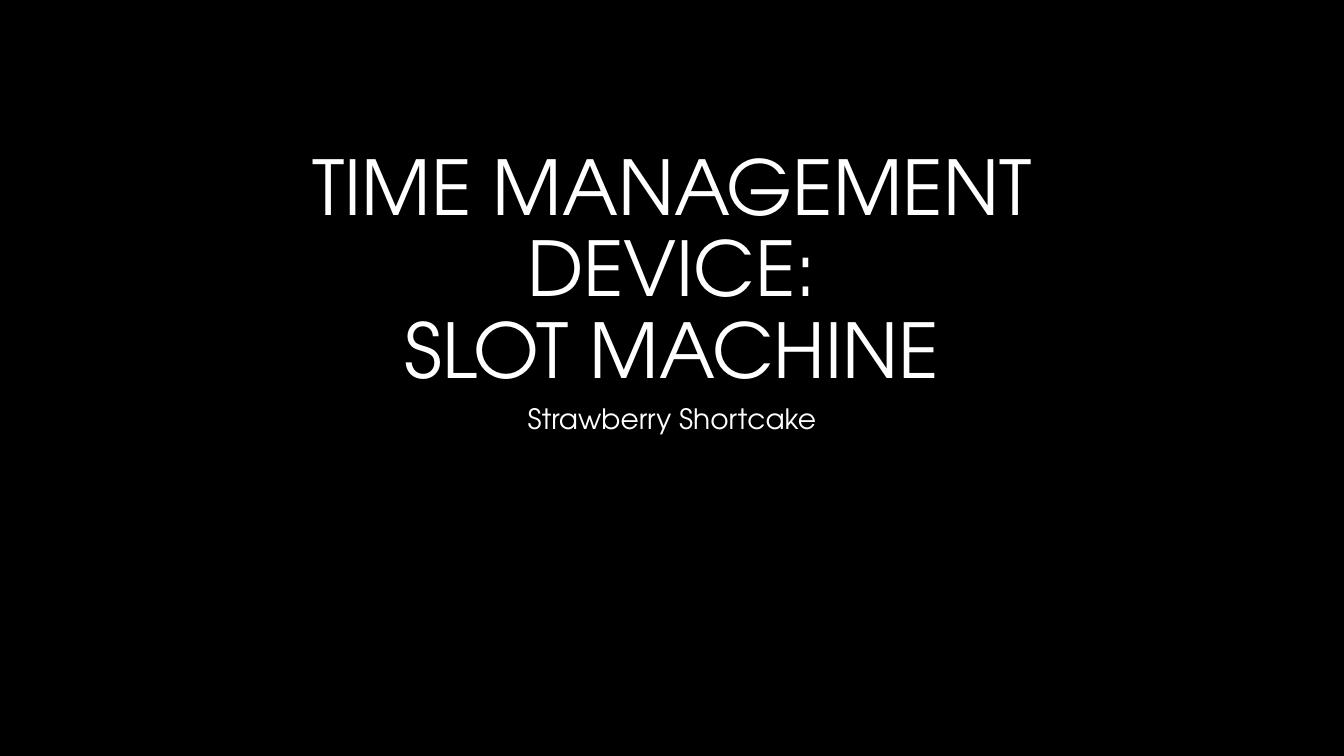
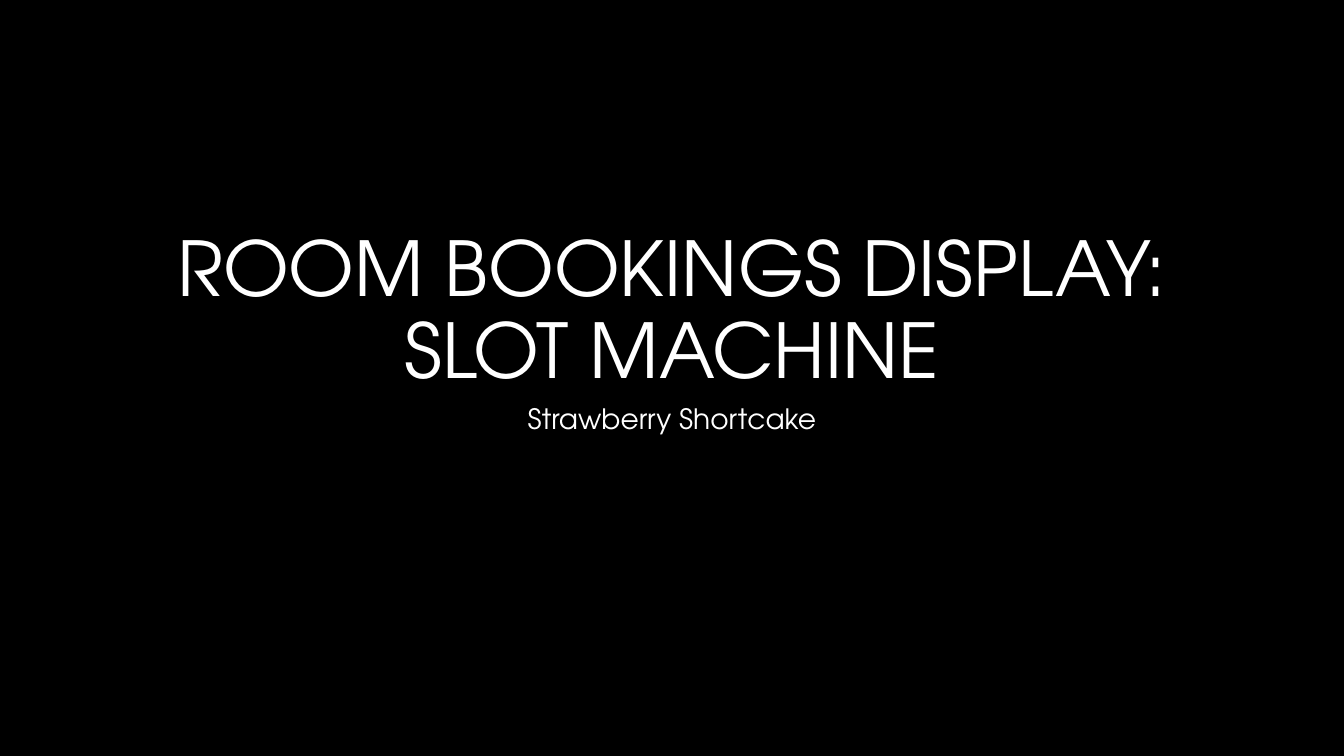
Before and after one commit to RobBas666/SlotMachineF, a slide deck: slide 1 of Presentation.pptx. Drawn at 1344x756 pixels with LibreOffice and Linux fonts; fonts in the diff are those of the drawing; background and template pictures are left out. Boxes give left, top, right and bottom in pixels: in the first picture for what was removed or moved away, otherwise in the second. Text is boxed around its words. In the diff, an @@ line names an element or a change of style, - is before the commit and + after.

```diff
--- a/Presentation.pptx
+++ b/Presentation.pptx
@@ title at (177,239,1167,413): text changed @@
-TIME MANAGEMENT DEVICE:
-SLOT MACHINE
+ROOM BOOKINGS DISPLAY:
+SLOT MACHINE
```
Also in this commit, not shown: 6 other slides changed, 1 slide added.
